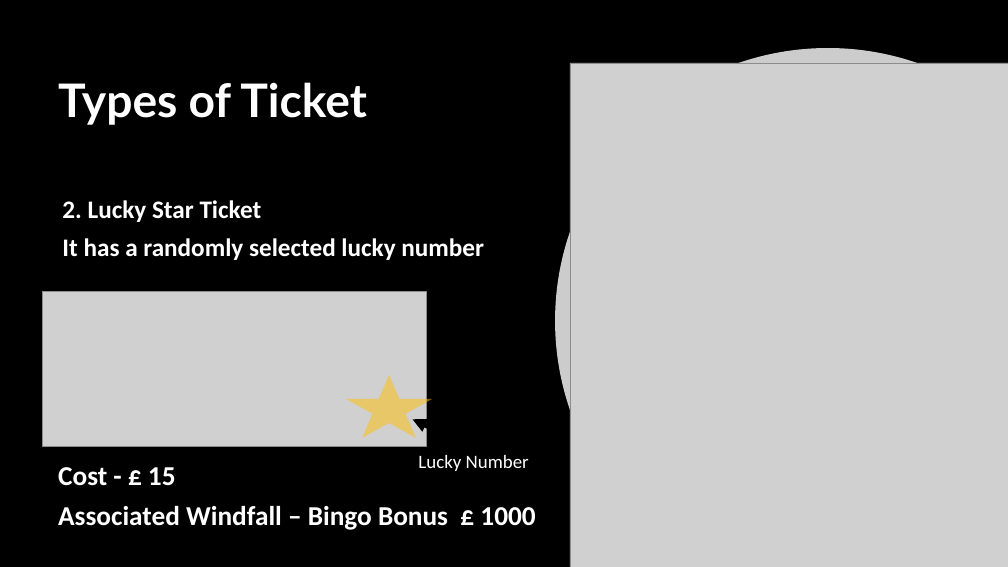
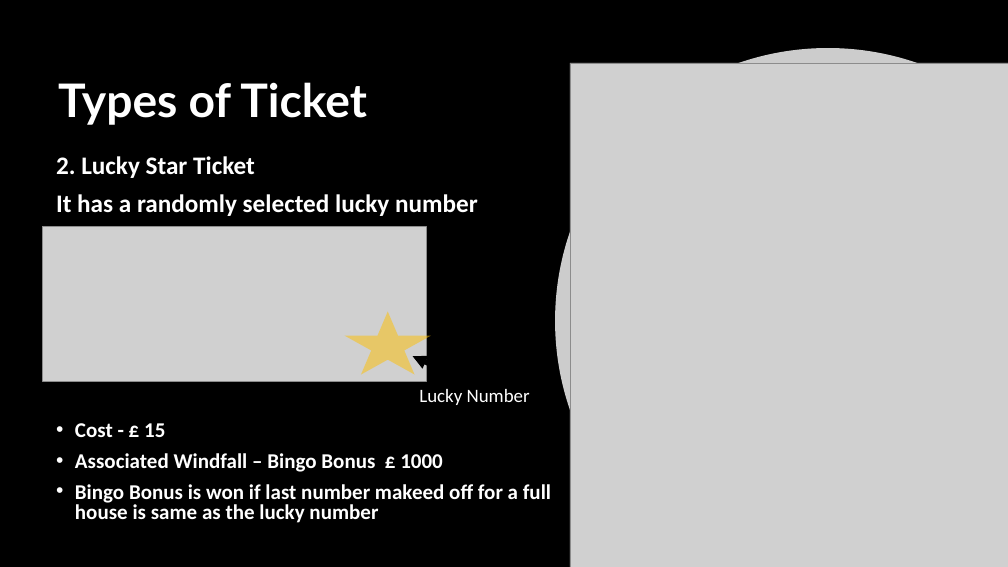
Before and after one commit to aarushi50/BINGO-A-Monte-Carlo-Application, a slide deck: slide 11 of Bingo.pptx. Drawn at 1008x567 pixels with LibreOffice and Linux fonts; fonts in the diff are those of the drawing; grey boxes stand for pictures; background and template pictures are left out. Boxes give left, top, right and bottom in pixels: in the first picture for what was removed or moved away, otherwise in the second. Text is boxed around its words. In the diff, an @@ line names an element or a change of style, - is before the commit and + after.

```diff
--- a/Bingo.pptx
+++ b/Bingo.pptx
@@ text "2. Lucky Star Ticket": place and size @@
-text "2. Lucky Star Ticket" at (62,200,484,260)
+text "2. Lucky Star Ticket" at (56,156,478,216)
@@ 1 picture, 1 text, 1 arrow, 1 star: place and size @@
-1 picture, 1 text, 1 arrow, 1 star at (42,291,529,471)
+1 picture, 1 text, 1 arrow, 1 star at (42,226,530,405)
@@ text "Cost - £ 15": place and size @@
-text "Cost - £ 15" at (58,467,535,530)
+text "Cost - £ 15" at (75,423,551,523)
@@ text at (75,423,443,472): size 26 to 20 pt in "Cost - £ 15", "Associated Windfall – Bingo Bonus £ 1000"; bullet none to •; line spacing 0.9 to 0.8 @@
@@ text at (75,484,551,523): paragraph added @@
+• Bingo Bonus is won if last number makeed off for a full house is same as the lucky number
```
Also in this commit, not shown: 2 other slides changed.
